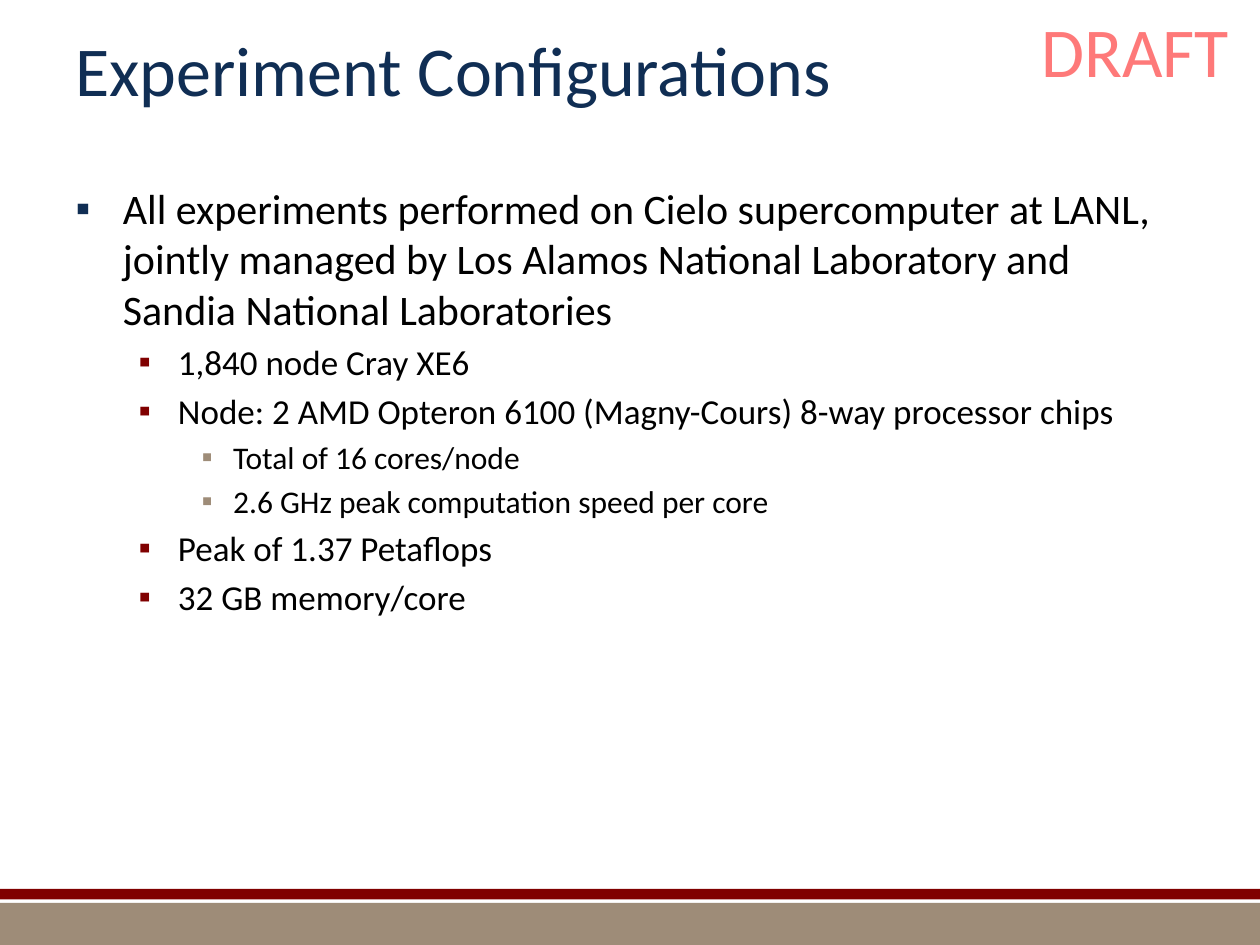
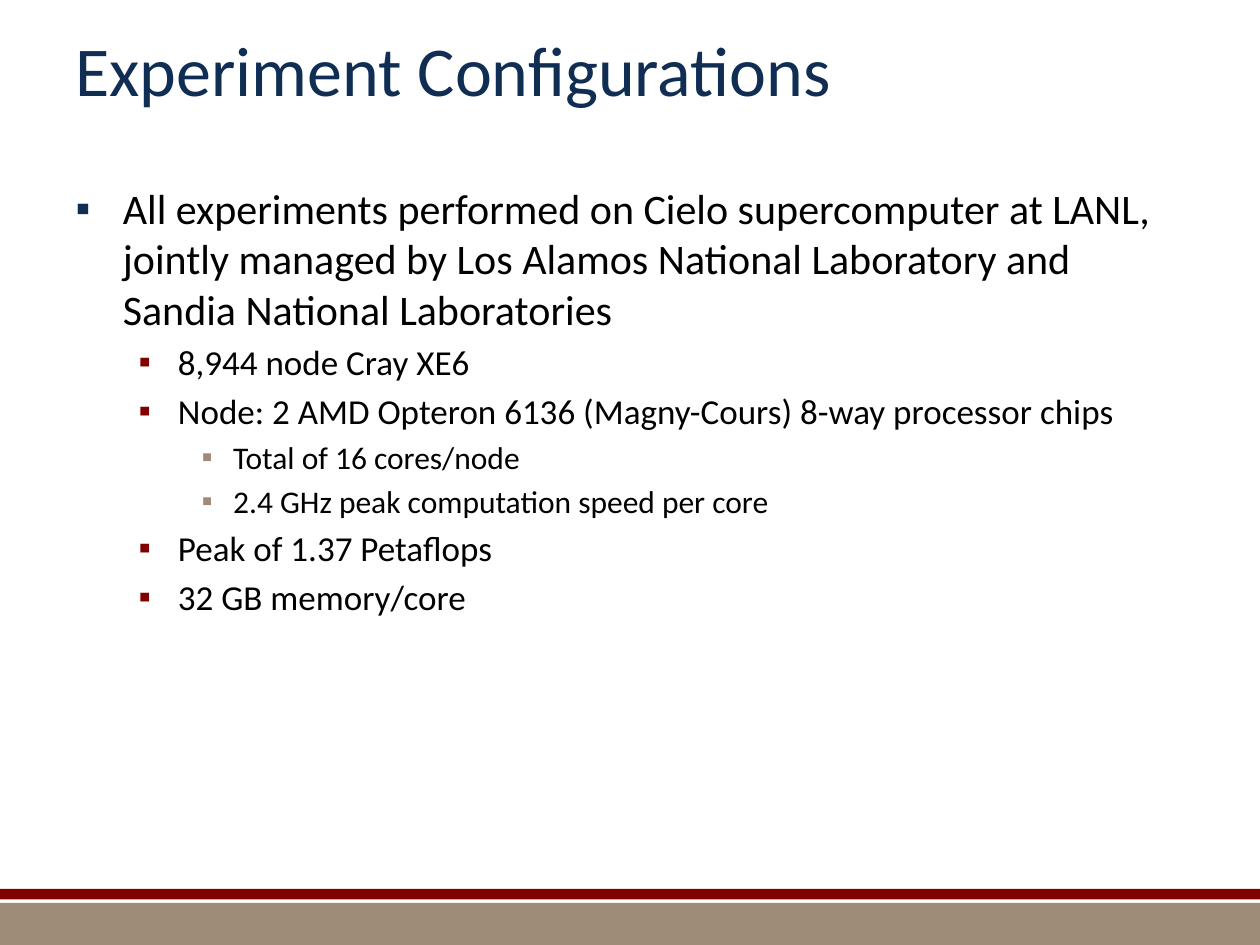
Before and after one commit to kmorel-papers/MilestoneFY13, a slide deck: slide 13 of Summary/SummarySlides.pptx (slide 12 before the commit). Drawn at 1260x945 pixels with LibreOffice and Linux fonts; fonts in the diff are those of the drawing; background and template pictures are left out. Boxes give left, top, right and bottom in pixels: in the first picture for what was removed or moved away, otherwise in the second. Text is boxed around its words. In the diff, an @@ line names an element or a change of style, - is before the commit and + after.

```diff
--- a/Summary/SummarySlides.pptx
+++ b/Summary/SummarySlides.pptx
@@ text removed at <box>1041,32,1229,77</box> @@
-DRAFT
@@ text at <box>178,350,1113,430</box>: text changed @@
-  ▪ 1,840 node Cray XE6
-  ▪ Node: 2 AMD Opteron 6100 (Magny-Cours) 8-way processor chips
+  ▪ 8,944 node Cray XE6
+  ▪ Node: 2 AMD Opteron 6136 (Magny-Cours) 8-way processor chips
@@ text at <box>233,491,768,518</box>: text changed @@
-    ▪ 2.6 GHz peak computation speed per core
+    ▪ 2.4 GHz peak computation speed per core
```
Also in this commit, not shown: 35 other slides changed, 6 slides added, 2 other files.
